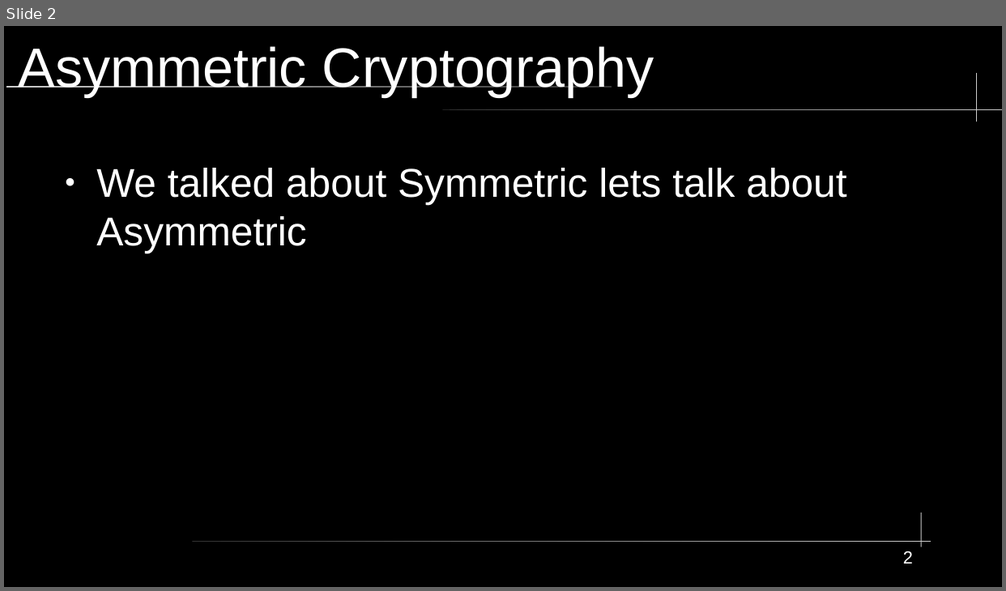
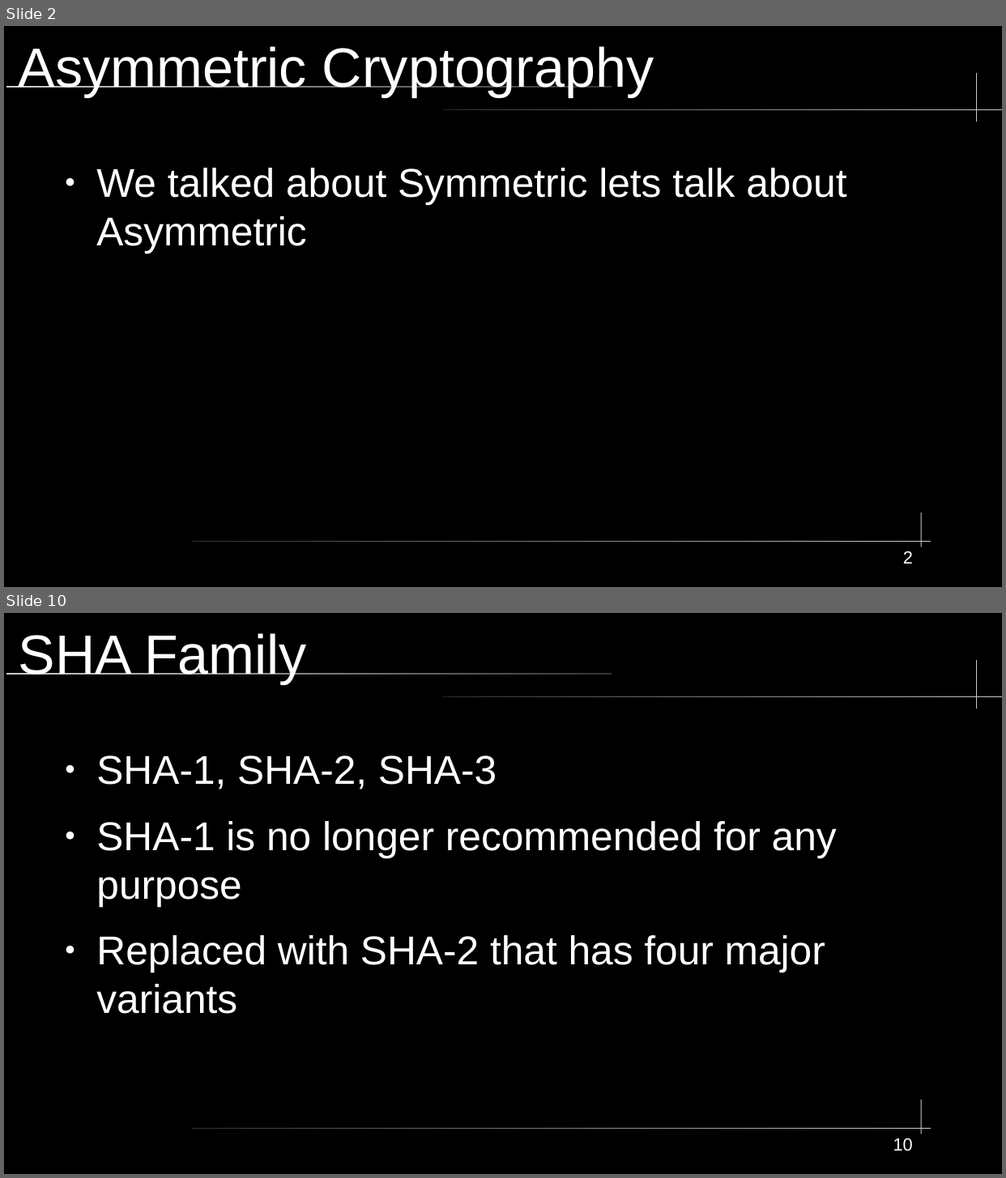
Before and after one commit to City-Colleges-of-Chicago-Cybersecurity/COMPSFI-214, a slide deck: 2026/Spring/powerpoints/Chapter-07-PKI-and-Cryptographic-Applications.odp. Shown one above the other, each under a label of ours: slide 2 before the commit, slides 2 and 10 after it; the slides between them are not shown. The pictures are 1006x591 and 1006x1178 pixels, drawn with LibreOffice and Linux fonts; fonts in the diff are those of the drawing. Boxes give left, top, right and bottom in pixels: in the first picture for what was removed or moved away, otherwise in the second. Text is boxed around its words. In the diff, an @@ line names an element or a change of style, - is before the commit and + after.

```diff
--- a/2026/Spring/powerpoints/Chapter-07-PKI-and-Cryptographic-Applications.odp
+++ b/2026/Spring/powerpoints/Chapter-07-PKI-and-Cryptographic-Applications.odp
@@ slide 10 added at [4,613,1002,1174], background #000000; not listed: 5 template elements that a slide beside it also shows @@
@@ title added at [19,633,307,684], 44 pt, text #FFFFFF @@
+SHA Family
@@ text added at [96,756,837,1014], 32 pt, text #FFFFFF @@
+● SHA-1, SHA-2, SHA-3
+● SHA-1 is no longer recommended for any purpose
+● Replaced with SHA-2 that has four major variants
@@ page number added at [893,1139,913,1152], 14 pt, text #FFFFFF @@
+10
```
Also in this commit, not shown: 1 slide changed, 24 other slides added, 8 other files.
